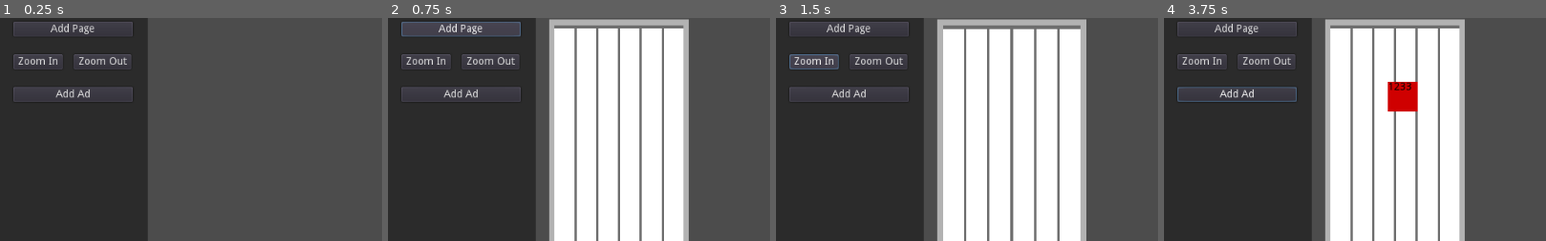
Above: before the commit, frames 1-4 (left to right).
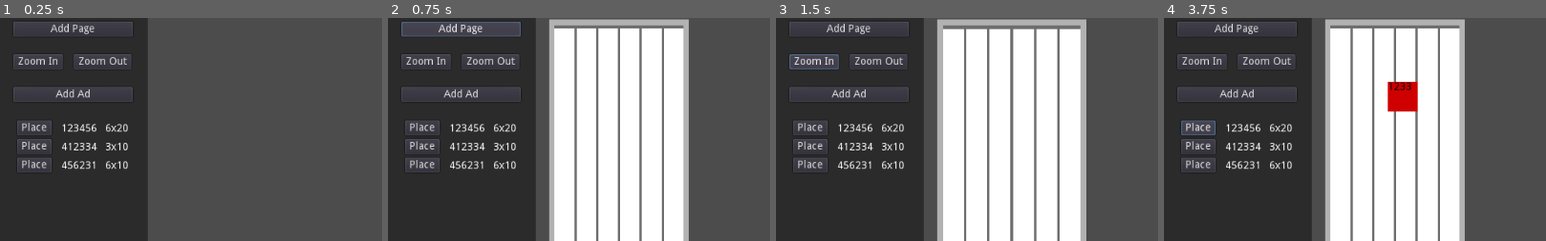
Above: after the commit, the same moments.

Repository: majormunky/GodotPageLayout
Game: Godot game, scene res://App.tscn
The game is run twice, just before and just after one commit, with the same random seed, the same clock (stepped at 60 frames per second) and the same inputs.
Inputs (mouse positions are % of the whole screen's width and height, from its top left):
- Up to frame 1 (0.25 s): no input
- Up to frame 2 (0.75 s): click "Add Page" at 0.5 s
- Up to frame 3 (1.5 s): click "Zoom In" at 1.25 s
- Up to frame 4 (3.75 s): click "Zoom Out" at 2 s; click "Add Ad" at 2.75 s; click (4, 27) at 3.5 s, where only the run after the commit has a clickable "Place"
The pictures show only the part of the screen within x 0-50%, y 2-52%; the shares and areas given below are measured in that part.

The runs differ from the first frame. In frame 1, 2.0% of the frame differs, in the area x 4-34%, y 46-70%; in frame 2, 2.0%; in frame 3, 2.0%; in frame 4, 2.5%, in the area x 3-35%, y 30-70%.

Commit message:
When we start the app, we load in 3 fake ads into our ad list

Diff:
--- a/App.gd
+++ b/App.gd
@@ -4,9 +4,11 @@
 onready var sidebar = $Sidebar
 onready var page_container = $PageContainer
 onready var ad_container = $AdContainer
+onready var ad_row_container = $Sidebar/VBoxContainer/MarginContainer4/AdRowContainer
 
 var Page = preload("res://Page.tscn")
 var AdRect = preload("res://AdRect.tscn")
+var AdRow = preload("res://AdRow.tscn")
 
 var sidebar_width: int
 const padding = 16
@@ -23,6 +25,16 @@
 	sidebar_width = sidebar.rect_size.x
 	current_page_pos.x = sidebar_width + padding
 	current_page_pos.y = padding
+	add_row_to_ad_rows({"ad_number": "123456", "size": "6x20"})
+	add_row_to_ad_rows({"ad_number": "412334", "size": "3x10"})
+	add_row_to_ad_rows({"ad_number": "456231", "size": "6x10"})
+
+
+func add_row_to_ad_rows(data):
+	var new_row = AdRow.instance()
+	new_row.find_node("AdNumberLabel").text = data["ad_number"]
+	new_row.find_node("SizeLabel").text = data["size"]
+	ad_row_container.add_child(new_row)
 
 
 func _on_ad_clicked(target):
--- a/App.tscn
+++ b/App.tscn
@@ -76,15 +76,27 @@
 [node name="MarginContainer3" type="MarginContainer" parent="Sidebar/VBoxContainer"]
 margin_top = 108.0
 margin_right = 200.0
-margin_bottom = 128.0
+margin_bottom = 148.0
 custom_constants/margin_right = 20
 custom_constants/margin_left = 20
+custom_constants/margin_bottom = 20
 
 [node name="AddAdButton" type="Button" parent="Sidebar/VBoxContainer/MarginContainer3"]
 margin_left = 20.0
 margin_right = 180.0
 margin_bottom = 20.0
 text = "Add Ad"
+
+[node name="MarginContainer4" type="MarginContainer" parent="Sidebar/VBoxContainer"]
+margin_top = 152.0
+margin_right = 200.0
+margin_bottom = 152.0
+custom_constants/margin_left = 20
+
+[node name="AdRowContainer" type="VBoxContainer" parent="Sidebar/VBoxContainer/MarginContainer4"]
+margin_left = 20.0
+margin_right = 200.0
+custom_constants/separation = 25
 
 [node name="PageContainer" type="Node" parent="."]
 
